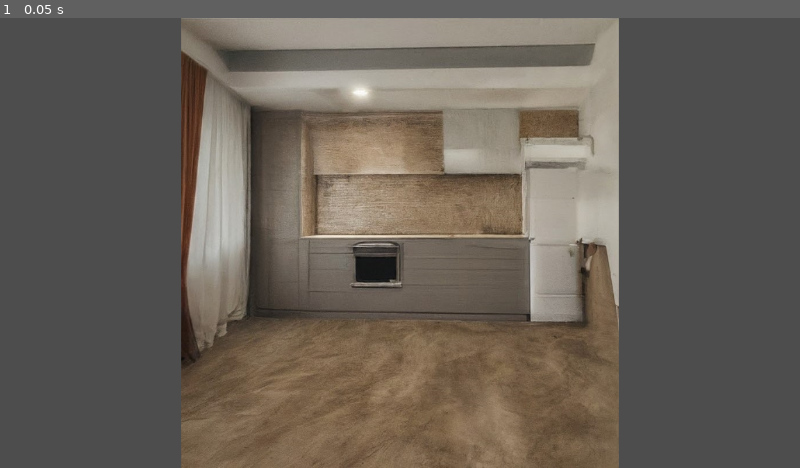
Above: before the commit, frame 1.
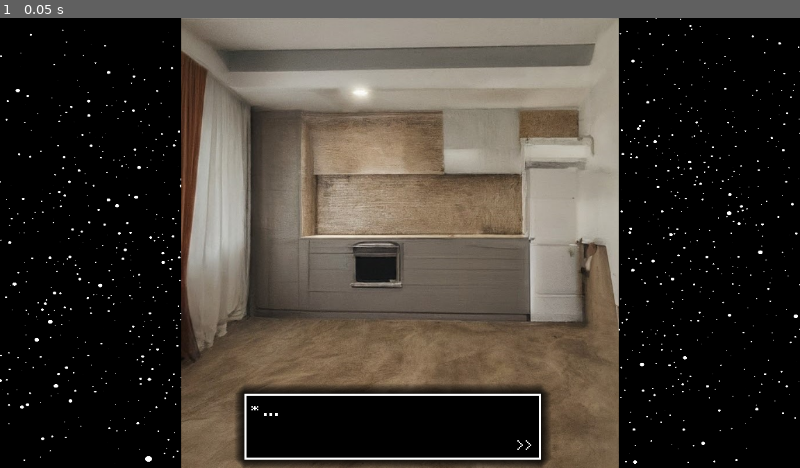
Above: after the commit, the same moment.

Repository: clay-creates/HackSprint
Game: Godot game, scene res://Scenes/main_room.tscn
Same seed, same stepped clock (60 frames per second), same inputs: the game is played once before the commit and once after it. This scene is started directly instead of the project's main scene.
Inputs:
- Up to frame 1 (0.05 s): no input

The runs differ from the first frame. In frame 1, 52% of the frame differs, in the area x 0-100%, y 0-100%.
Error after the commit: Invalid assignment of property or key 'percent_visible' with value of type 'float' on a base object of type 'String'. (res://Textbox.gd:65)

Commit message:
more to textbox, started instance in starting-room (*needs debugging*)

Diff:
--- a/Scenes/dining_room.tscn
+++ b/Scenes/dining_room.tscn
@@ -1,6 +1,4 @@
-
 [gd_scene load_steps=2 format=3 uid="uid://cdt8tdmvevpsp"]
-
 
 [ext_resource type="Texture2D" uid="uid://cjyoj5jdg0w1f" path="res://Assets/Backgrounds/Dining-Room.png" id="1_ssivh"]
 
--- a/Scenes/doorway.tscn
+++ b/Scenes/doorway.tscn
@@ -1,6 +1,4 @@
-
 [gd_scene load_steps=2 format=3 uid="uid://dn4blsonwbvbn"]
-
 
 [ext_resource type="Texture2D" uid="uid://dtoyxp8vrkddn" path="res://Assets/Backgrounds/Doorway.png" id="1_haglu"]
 
--- a/Scenes/introduction.tscn
+++ b/Scenes/introduction.tscn
@@ -1,4 +1,3 @@
-
 [gd_scene load_steps=4 format=3 uid="uid://d1047a7fqxyv8"]
 
 [ext_resource type="Script" path="res://Scripts/introduction.gd" id="1_ubyjp"]
@@ -8,13 +7,10 @@
 [node name="Node2D" type="Node2D"]
 script = ExtResource("1_ubyjp")
 
-
 [node name="9078" type="Sprite2D" parent="."]
 position = Vector2(585.5, 322)
 scale = Vector2(0.2454, 0.198758)
-
 texture = ExtResource("2_y8vt8")
-
 
 [node name="CPUParticles2D" type="CPUParticles2D" parent="9078"]
 position = Vector2(-2385.9, -1620.06)
@@ -44,13 +40,11 @@
 Last night, he discovered a huge clue that shook him to his core. To ease himself, he did what he's recently done to
 ease the pain. He hit the bar. This time he had too much..."
 lines_skipped = 1
-
 script = ExtResource("3_y4mgp")
 
 [node name="Begin" type="Button" parent="9078/Dialogue"]
 custom_minimum_size = Vector2(100, 100)
 layout_mode = 0
-
 offset_left = 1491.0
 offset_top = 1535.0
 offset_right = 2192.0
@@ -61,5 +55,4 @@
 [node name="Timer" type="Timer" parent="."]
 wait_time = 0.1
 
-
 [connection signal="pressed" from="9078/Dialogue/Begin" to="." method="_on_begin_pressed"]
--- a/Scenes/kitchen.tscn
+++ b/Scenes/kitchen.tscn
@@ -1,6 +1,4 @@
-
 [gd_scene load_steps=2 format=3 uid="uid://cybxudp10ffks"]
-
 
 [ext_resource type="Texture2D" uid="uid://ctmh8l50j8bkq" path="res://Assets/Backgrounds/Kitchen.png" id="1_iy5ob"]
 
--- a/Scenes/living_room.tscn
+++ b/Scenes/living_room.tscn
@@ -1,6 +1,4 @@
-
 [gd_scene load_steps=2 format=3 uid="uid://b5ehspgno24aj"]
-
 
 [ext_resource type="Texture2D" uid="uid://dn5rs8kkgud3e" path="res://Assets/Backgrounds/Living-Room.png" id="1_8g3gq"]
 
--- a/Scenes/main_menu.tscn
+++ b/Scenes/main_menu.tscn
@@ -1,5 +1,4 @@
 [gd_scene load_steps=3 format=3 uid="uid://csr4hxvy8tap"]
-
 
 [ext_resource type="Script" path="res://Scripts/main_menu.gd" id="1_6xqhf"]
 [ext_resource type="Texture2D" uid="uid://0mueh4ob1qv3" path="res://Assets/Backgrounds/Title.jpg" id="2_0fiap"]
@@ -16,18 +15,15 @@
 offset_left = 364.0
 offset_top = 452.0
 offset_right = 522.0
-
 offset_bottom = 516.0
 text = "Play"
 
 [node name="Quit" type="Button" parent="."]
-
 offset_left = 633.0
 offset_top = 452.0
 offset_right = 791.0
 offset_bottom = 516.0
 text = "Quit"
 
-
 [connection signal="pressed" from="Play" to="." method="_on_play_pressed"]
 [connection signal="pressed" from="Quit" to="." method="_on_quit_pressed"]
--- a/Scenes/main_room.tscn
+++ b/Scenes/main_room.tscn
@@ -1,12 +1,65 @@
-
-[gd_scene load_steps=2 format=3 uid="uid://cy8r3yxhxw5w5"]
-
+[gd_scene load_steps=6 format=3 uid="uid://cy8r3yxhxw5w5"]
 
 [ext_resource type="Texture2D" uid="uid://bdemae30fu4tl" path="res://Assets/Backgrounds/Starting-Room.png" id="1_g0142"]
+[ext_resource type="Script" path="res://Scripts/main_room.gd" id="1_rqtnr"]
+[ext_resource type="Texture2D" uid="uid://5wuwvutcpv05" path="res://Assets/Misc/9078.jpg" id="1_whdgc"]
+[ext_resource type="Script" path="res://Scripts/IntroDialogue.gd" id="2_vatan"]
+[ext_resource type="PackedScene" uid="uid://b0wkm65xf8kcm" path="res://Scenes/textbox.tscn" id="4_d2jyq"]
 
 [node name="Starting-Room" type="Node2D"]
+script = ExtResource("1_rqtnr")
+
+[node name="9078" type="Sprite2D" parent="."]
+position = Vector2(585.5, 322)
+scale = Vector2(0.2454, 0.198758)
+texture = ExtResource("1_whdgc")
+
+[node name="CPUParticles2D" type="CPUParticles2D" parent="9078"]
+position = Vector2(-2385.9, -1620.06)
+scale = Vector2(4.07498, 5.03125)
+
+[node name="Polygon2D" type="Polygon2D" parent="9078"]
+visible = false
+color = Color(0.0235294, 0.0235294, 0.0235294, 0.827451)
+polygon = PackedVector2Array(-2076.2, -1232.65, -2104.73, 1423.84, 2214.75, 1383.59, 2210.68, -1277.94)
+
+[node name="Dialogue" type="Label" parent="9078"]
+visible = false
+offset_left = -1811.0
+offset_top = -805.0
+offset_right = 2135.0
+offset_bottom = 1258.0
+theme_override_font_sizes/font_size = 70
+text = "Modern Day.
+
+<Character Name> Has been a private investigator for years. He's always been ahead of the technology curve, using
+the latest technology to solve his case. He's good. Too good.
+
+He's an overworker, and unfortunatly has lead him to a lonely life. He had a wife and kids, but she left some time ago
+because he's too invested in his work.
+
+The last few months he's been assigned to the biggest case yet. A case that has taken over his entire life, and
+lead him to drinking to ease the pain and guilt of his past.
+
+Last night, he discovered a huge clue that shook him to his core. To ease himself, he did what he's recently done to
+ease the pain. He hit the bar. This time he had too much..."
+lines_skipped = 1
+script = ExtResource("2_vatan")
+
+[node name="Begin" type="Button" parent="9078/Dialogue"]
+visible = false
+custom_minimum_size = Vector2(100, 100)
+layout_mode = 0
+offset_left = 1491.0
+offset_top = 1535.0
+offset_right = 2192.0
+offset_bottom = 1957.0
+theme_override_font_sizes/font_size = 100
+text = "Begin"
 
 [node name="Sprite2D" type="Sprite2D" parent="."]
 position = Vector2(576, 324)
 scale = Vector2(0.833333, 0.854806)
 texture = ExtResource("1_g0142")
+
+[node name="Textbox" parent="." instance=ExtResource("4_d2jyq")]
--- a/Scenes/textbox.tscn
+++ b/Scenes/textbox.tscn
@@ -1,7 +1,8 @@
-[gd_scene load_steps=3 format=3 uid="uid://b0wkm65xf8kcm"]
+[gd_scene load_steps=4 format=3 uid="uid://b0wkm65xf8kcm"]
 
 [ext_resource type="Script" path="res://Textbox.gd" id="1_baq71"]
 [ext_resource type="StyleBox" uid="uid://oly1vk1oldan" path="res://Scenes/text_box.tres" id="2_sfn51"]
+[ext_resource type="FontFile" uid="uid://vmg5clt7gmud" path="res://Assets/Misc/Pokemon Classic.ttf" id="3_4brk7"]
 
 [node name="Textbox" type="CanvasLayer"]
 script = ExtResource("1_baq71")
@@ -35,6 +36,7 @@
 custom_minimum_size = Vector2(7, 0)
 layout_mode = 2
 size_flags_vertical = 0
+theme_override_fonts/font = ExtResource("3_4brk7")
 text = "*"
 
 [node name="Text" type="Label" parent="MarginContainer/MarginContainer/HBoxContainer"]
@@ -42,7 +44,8 @@
 layout_mode = 2
 size_flags_horizontal = 3
 size_flags_vertical = 1
-text = "WHOA! LOOK! A TEXT BOX!"
+theme_override_fonts/font = ExtResource("3_4brk7")
+text = "..."
 autowrap_mode = 2
 clip_text = true
 
@@ -50,4 +53,5 @@
 custom_minimum_size = Vector2(7, 0)
 layout_mode = 2
 size_flags_vertical = 8
-text = "*"
+theme_override_fonts/font = ExtResource("3_4brk7")
+text = ">>"
--- /dev/null
+++ b/Scripts/main_room.gd
@@ -0,0 +1,13 @@
+extends Node2D
+
+
+# Called when the node enters the scene tree for the first time.
+func _ready():
+	var scene = preload("res://Scenes/textbox.tscn")
+	var textbox_instance = scene.instantiate()
+	add_child(textbox_instance)
+
+
+# Called every frame. 'delta' is the elapsed time since the previous frame.
+func _process(delta):
+	pass
--- a/Textbox.gd
+++ b/Textbox.gd
@@ -1,11 +1,83 @@
 extends CanvasLayer
 
+const CHAR_READ_RATE = 0.05
 
-# Called when the node enters the scene tree for the first time.
+@onready var textbox_container = $Textbox
+@onready var start_symbol = $TextboxContainer/MarginContainer/HBoxContainer/Start
+@onready var end_symbol = $TextboxContainer/MarginContainer/HBoxContainer/End
+@onready var label = $TextboxContainer/MarginContainer/HBoxContainer/Label
+
+enum State {
+	READY,
+	READING,
+	FINISHED
+}
+
+var current_state = State.READY
+var text_queue = []
+var tween : Tween = create_tween()
+
 func _ready():
-	pass # Replace with function body.
+	print("Starting state: State.READY")
+	hide_textbox()
+	queue_text("Excuse me wanderer where can I find the bathroom?")
+	queue_text("Why do we not look like the others?")
+	queue_text("Because we are free assets from opengameart!")
+	queue_text("Thanks for watching!")
+	tween = Tween.new()
+	tween.bind_node(self)
 
+func _process(delta):
+	match current_state:
+		State.READY:
+			if text_queue.size() > 0:
+				display_text()
+		State.READING:
+			if Input.is_action_just_pressed("ui_accept"):
+				label.percent_visible = 1.0
+				tween.remove_all()
+				end_symbol.text = "v"
+				change_state(State.FINISHED)
+		State.FINISHED:
+			if Input.is_action_just_pressed("ui_accept"):
+				change_state(State.READY)
+				hide_textbox()
 
-# Called every frame. 'delta' is the elapsed time since the previous frame.
-func _process(delta):
-	pass
+func queue_text(next_text):
+	text_queue.push_back(next_text)
+
+func hide_textbox():
+	start_symbol = ""
+	end_symbol = ""
+	label = ""
+	if textbox_container == null:
+		print("textbox_container is empty")
+	else:
+		textbox_container.hide()
+
+func show_textbox():
+	start_symbol.text = "*"
+	textbox_container.show()
+
+func display_text():
+	var next_text = text_queue.pop_front()
+	label = "next_text"
+	label.percent_visible = 0.0
+	change_state(State.READING)
+	show_textbox()
+	tween.interpolate_property(label, "percent_visible", 0.0, 1.0, len(next_text) * CHAR_READ_RATE, Tween.TRANS_LINEAR, Tween.EASE_IN_OUT)
+	tween.start()
+
+func change_state(next_state):
+	current_state = next_state
+	match current_state:
+		State.READY:
+			print("Changing state to: State.READY")
+		State.READING:
+			print("Changing state to: State.READING")
+		State.FINISHED:
+			print("Changing state to: State.FINISHED")
+
+func _on_Tween_tween_completed(object, key):
+	end_symbol.text = "v"
+	change_state(State.FINISHED)
Binary file added: Assets/Misc/Pokemon Classic.ttf
Not shown, added: Assets/Misc/Pokemon Classic.ttf.import
